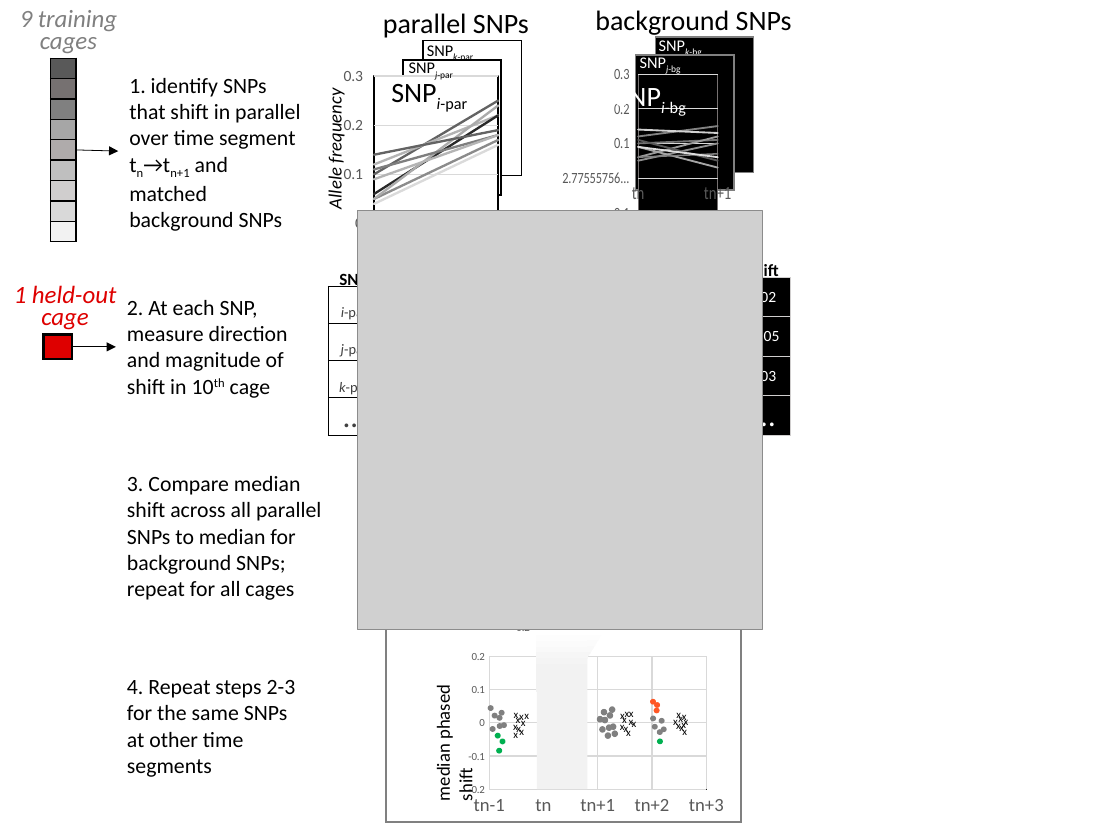
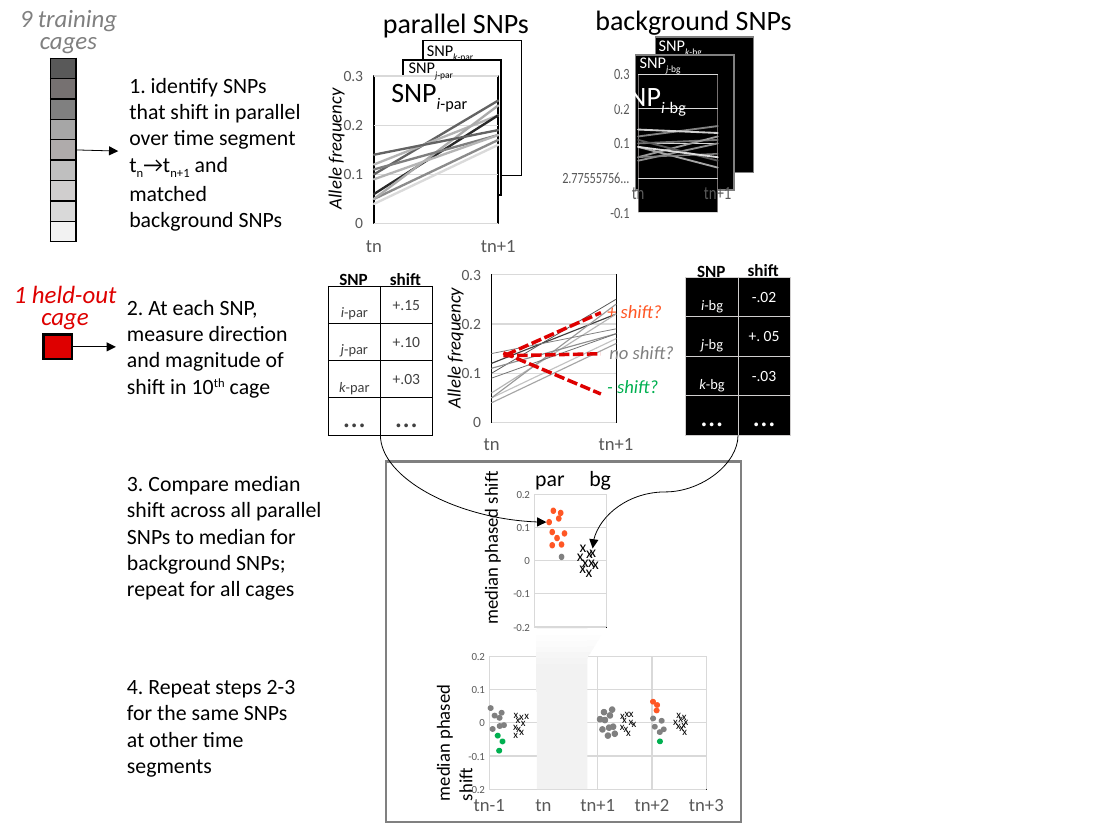
Before and after one commit to greensii/dros-adaptive-tracking, a slide deck: slide 1 of figures/GLM-LOO_schematic.pptx (slide 3 before the commit). Drawn at 1120x840 pixels with LibreOffice and Linux fonts; fonts in the diff are those of the drawing; grey boxes stand for pictures. Boxes give left, top, right and bottom in pixels: in the first picture for what was removed or moved away, otherwise in the second. Text is boxed around its words. In the diff, an @@ line names an element or a change of style, - is before the commit and + after.

```diff
--- a/figures/GLM-LOO_schematic.pptx
+++ b/figures/GLM-LOO_schematic.pptx
@@ picture removed at <box>357,211,762,629</box> @@
@@ line chart added at <box>458,262,637,459</box> @@
+categories: tn, tn+1
+Series 1: 0.1, 0.25
+Series 2: 0.12, 0.22
+Series 3: 0.05, 0.17
+Series 4: 0.06, 0.22
+Series 5: 0.04, 0.16
+Series 6: 0.05, 0.24
+Series 7: 0.11, 0.18
+Series 8: 0.14, 0.19
+Series 9: 0.09, 0.18
@@ text added at <box>697,263,725,282</box>, 11 pt, text #000000, bold @@
+SNP
@@ text added at <box>390,273,421,287</box>, 11 pt, text #000000, bold @@
+shift
@@ text added at <box>443,295,466,407</box>, 12 pt, text #000000, italic @@
+Allele frequency
@@ line added from (506, 355) to (601, 312), #DE0000 2.25 pt dashed @@
@@ text added at <box>621,305,662,318</box>, 12 pt, text #FF5725, italic @@
++ shift?
@@ line added from (503, 353) to (601, 394), #DE0000 2.25 pt dashed @@
@@ line added from (503, 356) to (601, 354), #DE0000 2.25 pt dashed @@
@@ text added at <box>609,344,674,365</box>, 12 pt, text #808080, italic @@
+no shift?
@@ text added at <box>617,380,658,393</box>, 12 pt, text #00B050, italic @@
+- shift?
@@ curved arrow added from (381, 435) to (547, 522), #000000 0.5 pt @@
@@ curved arrow added from (738, 436) to (592, 549), #000000 0.5 pt @@
@@ text added at <box>480,474,503,623</box>, 12 pt, text #000000 @@
+median phased shift
@@ text added at <box>535,471,611,490</box>, 14 pt, text #000000 @@
+par bg
@@ ellipse added at <box>551,507,557,514</box>, fill #FF5725 @@
@@ ellipse added at <box>547,519,552,525</box>, fill #FF5725 @@
@@ ellipse added at <box>550,529,556,535</box>, fill #FF5725 @@
@@ ellipse added at <box>554,535,560,542</box>, fill #FF5725 @@
@@ ellipse added at <box>556,515,561,522</box>, fill #FF5725 @@
@@ ellipse added at <box>558,510,563,516</box>, fill #FF5725 @@
@@ ellipse added at <box>562,530,568,536</box>, fill #FF5725 @@
@@ ellipse added at <box>550,542,556,549</box>, fill #FF5725 @@
@@ ellipse added at <box>559,553,564,560</box>, fill #808080 @@
@@ ellipse added at <box>559,541,564,548</box>, fill #FF5725 @@
@@ text added at <box>577,547,629,577</box>, 10 pt, text #000000 @@
+x
@@ group added at <box>575,538,627,577</box>: 8 texts @@
+x
+x
+x
+x
+x
+x
+x
+x
```
Also in this commit, not shown: 1 other slide changed, 1 other file.
